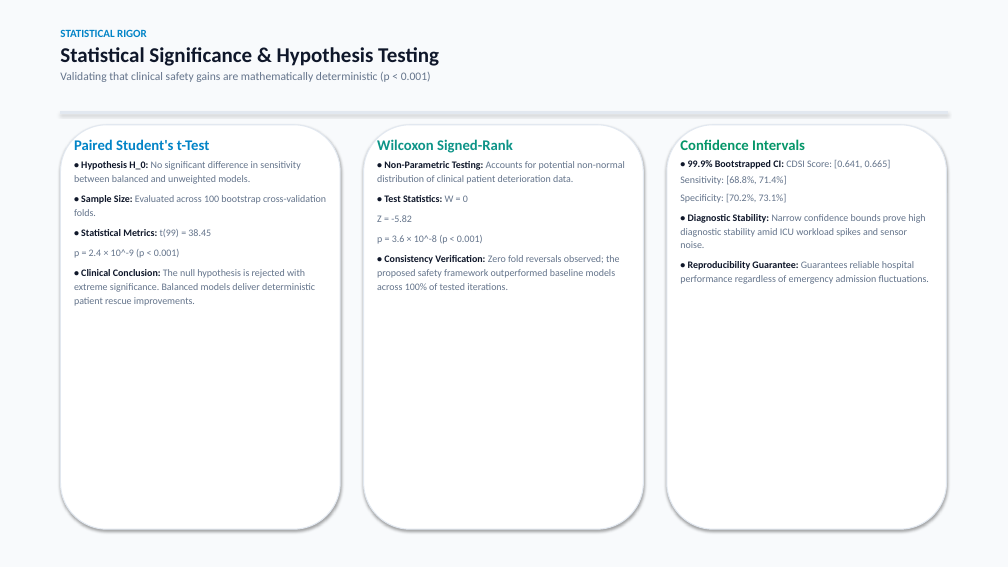
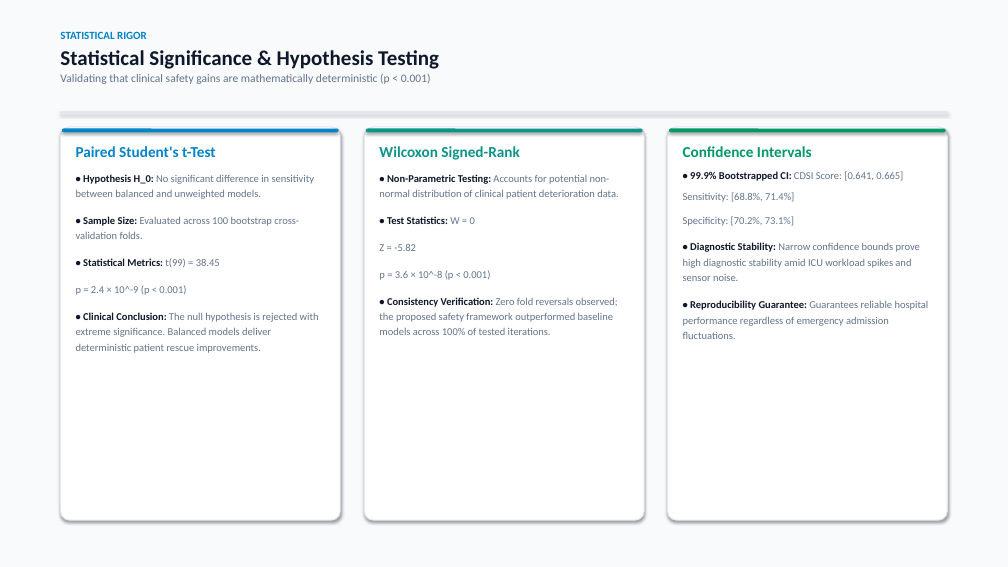
Before and after one commit to sajeevnetworksolutions-lgtm/Early-Detection-Cardiac-Arrest-ML, a slide deck: slide 19 of presentation/Early_Detection_of_Cardiac_Arrest_ML_Presentation.pptx. Drawn at 1008x567 pixels with LibreOffice and Linux fonts; fonts in the diff are those of the drawing. Boxes give left, top, right and bottom in pixels: in the first picture for what was removed or moved away, otherwise in the second. Text is boxed around its words. In the diff, an @@ line names an element or a change of style, - is before the commit and + after.

Commit message:
Overhaul presentation alignment: fix bulbous corner radius, balance vertical card padding and text line-height across all 27 slides

```diff
--- a/presentation/Early_Detection_of_Cardiac_Arrest_ML_Presentation.pptx
+++ b/presentation/Early_Detection_of_Cardiac_Arrest_ML_Presentation.pptx
@@ rounded rectangle: place and size @@
-rounded rectangle at [60, 125, 340, 529]
+rounded rectangle at [60, 127, 340, 520]
@@ rounded rectangle added at [62, 129, 339, 132], fill #0284C7 @@
@@ text "Paired Student's t-Test": place and size @@
-text "Paired Student's t-Test" at [74, 139, 326, 306]
+text "Paired Student's t-Test" at [76, 146, 319, 353]
@@ text "Paired Student's t-Test" at [76, 146, 319, 353]: size 14 to 14.5 pt in "Paired Student's t-Test"; size 9.5 to 10 pt; more space between paragraphs; line spacing 1.15 to 1.22 @@
@@ rounded rectangle: place and size @@
-rounded rectangle at [364, 125, 644, 529]
+rounded rectangle at [364, 127, 644, 520]
@@ rounded rectangle added at [366, 129, 643, 132], fill #0D9488 @@
@@ text "Wilcoxon Signed-Rank": place and size @@
-text "Wilcoxon Signed-Rank" at [377, 139, 625, 290]
+text "Wilcoxon Signed-Rank" at [379, 146, 618, 335]
@@ text "Wilcoxon Signed-Rank" at [379, 146, 618, 335]: size 14 to 14.5 pt in "Wilcoxon Signed-Rank"; size 9.5 to 10 pt; more space between paragraphs; line spacing 1.15 to 1.22 @@
@@ proportions changed in 3 elements at [60, 127, 340, 520], [364, 127, 644, 520], [668, 127, 948, 520] @@
@@ rounded rectangle: place and size @@
-rounded rectangle at [667, 125, 947, 529]
+rounded rectangle at [668, 127, 948, 520]
@@ rounded rectangle added at [669, 129, 946, 132], fill #059669 @@
@@ text "Confidence Intervals": place and size @@
-text "Confidence Intervals" at [680, 139, 929, 284]
+text "Confidence Intervals" at [683, 146, 929, 339]
@@ text "Confidence Intervals" at [683, 146, 929, 339]: size 14 to 14.5 pt in "Confidence Intervals"; size 9.5 to 10 pt; more space between paragraphs; line spacing 1.15 to 1.22 @@
```
Also in this commit, not shown: 26 other slides changed, 1 other file.
